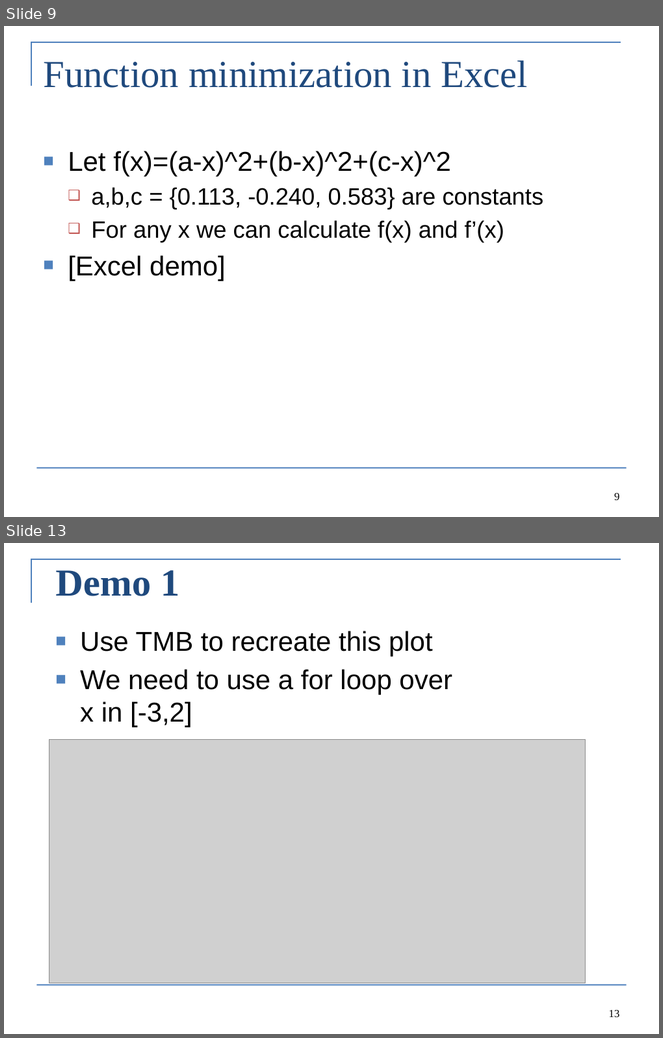
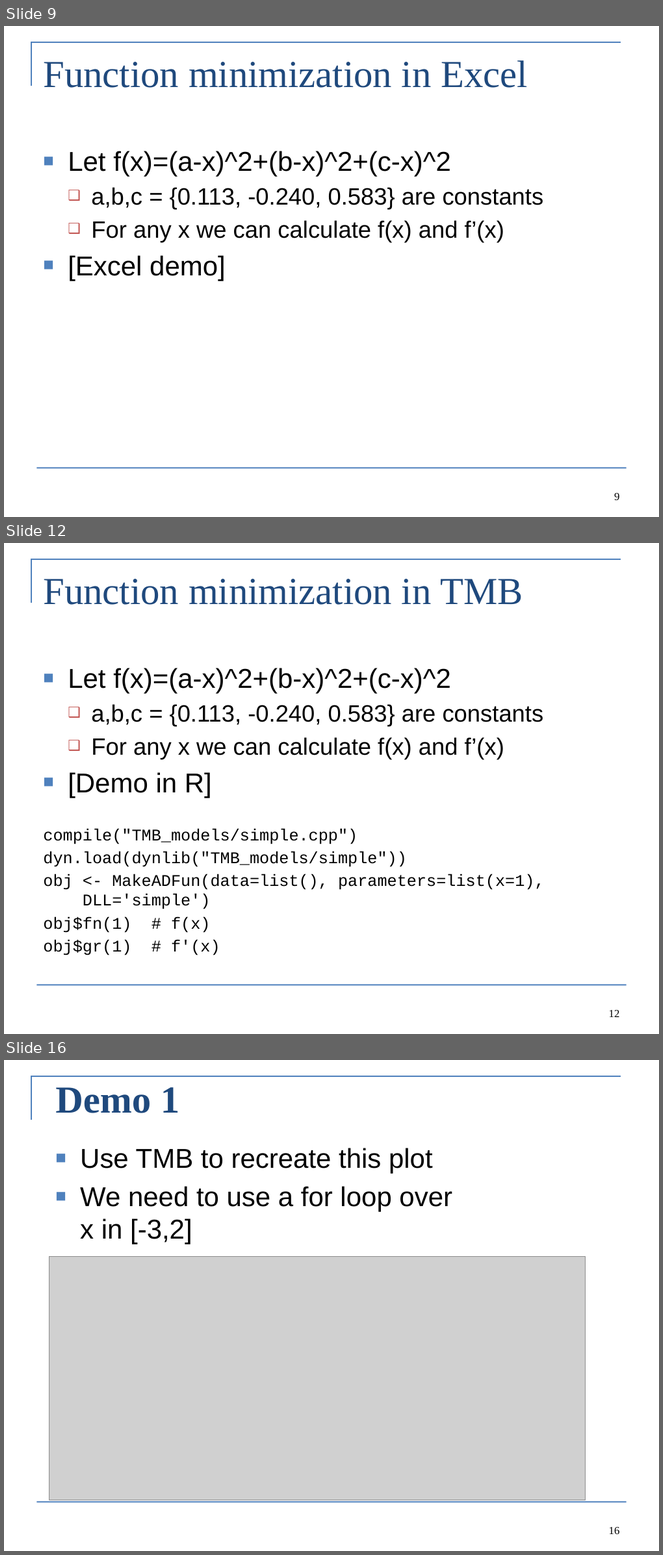
Before and after one commit to Cole-Monnahan-NOAA/tmb_workshop, a slide deck: day1/lecture1_optimization_eng.pptx. Shown one above the other, each under a label of ours: slides 9 and 13 before the commit, slides 9, 12 and 16 after it; the slides between them are not shown. The pictures are 663x1038 and 663x1555 pixels, drawn with LibreOffice and Linux fonts; fonts in the diff are those of the drawing; grey boxes stand for pictures. Boxes give left, top, right and bottom in pixels: in the first picture for what was removed or moved away, otherwise in the second. Text is boxed around its words. In the diff, an @@ line names an element or a change of style, - is before the commit and + after.

```diff
--- a/day1/lecture1_optimization_eng.pptx
+++ b/day1/lecture1_optimization_eng.pptx
@@ slide 12 added at box(4, 543, 659, 1034), background #FFFFFF; not listed: 2 template elements that a slide beside it also shows @@
@@ title added at box(43, 579, 523, 605), 42 pt, text #1F497D @@
+Function minimization in TMB
@@ text added at box(43, 668, 545, 956), 18 pt, text #000000 @@
+■ Let f(x)=(a-x)^2+(b-x)^2+(c-x)^2
+  ❑ a,b,c = {0.113, -0.240, 0.583} are constants
+  ❑ For any x we can calculate f(x) and f’(x)
+■ [Demo in R]
+compile("TMB_models/simple.cpp")
+dyn.load(dynlib("TMB_models/simple"))
+obj <- MakeADFun(data=list(), parameters=list(x=1), DLL='simple')
+obj$fn(1) # f(x)
+obj$gr(1) # f'(x)
@@ page number added at box(609, 1010, 620, 1017), 12 pt, text #000000 @@
+12
@@ what was slide 13 is now slide 16 @@
@@ page number at box(609, 1527, 620, 1534): text changed @@
-13
+16
```
Also in this commit, not shown: 5 slides changed, 2 other slides added, 5 other files.
